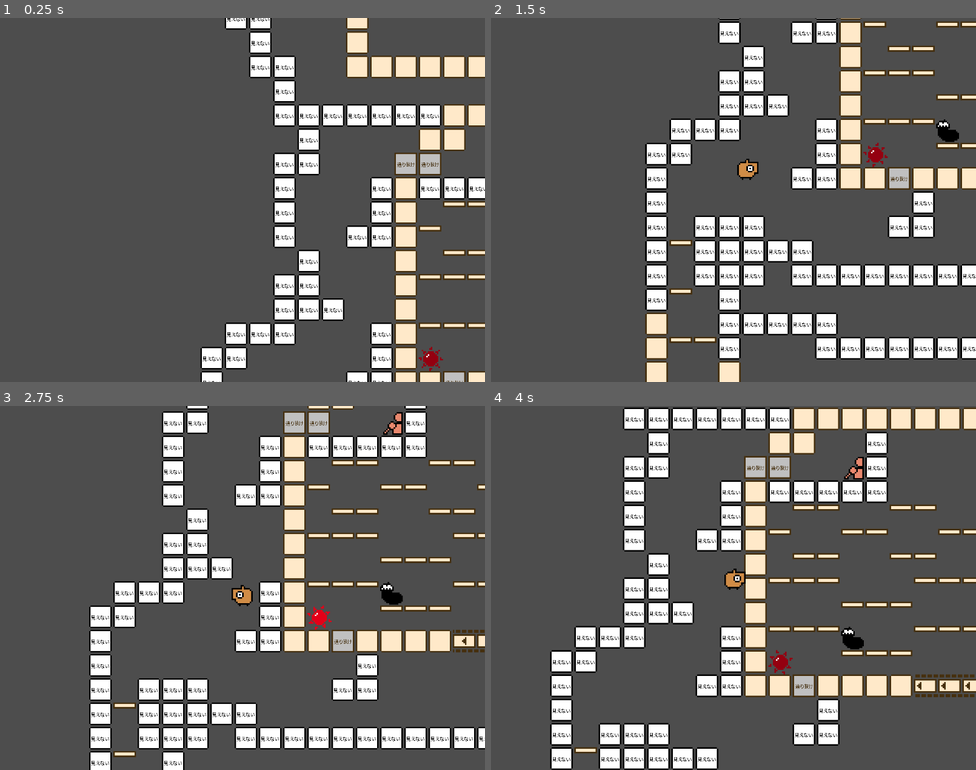
Above: before the commit, frames 1-4 (two rows, left to right).
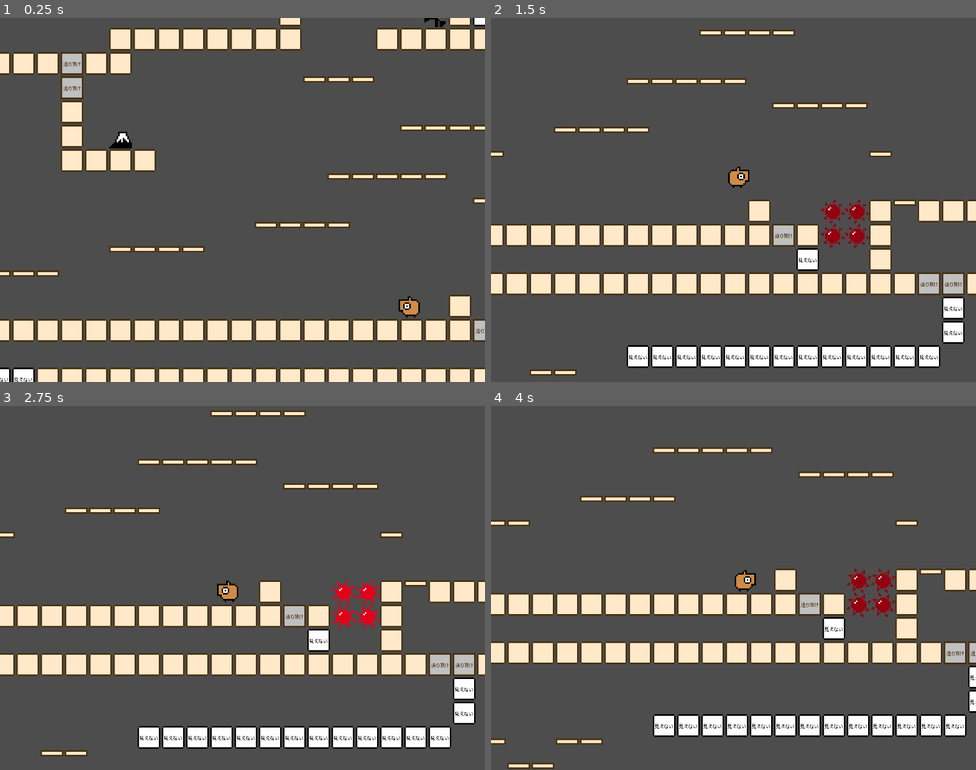
Above: after the commit, the same moments.

Repository: syun77/gd_ino
Game: Godot game, scene res://Main.tscn
Two runs of this game, one before a commit and one after it. Both use one fixed random seed, a clock stepped at 60 frames per second and the inputs below.
Inputs (mouse positions are in pixels of both pictures, inside the frame that each line leads up to):
- Up to frame 1 (0.25 s): no input
- Up to frame 2 (1.5 s): move the mouse to (840, 181) at 0.52 s; hold Space (action) 0.53-1.28 s; hold Right (ui_right) from 0.53 s (still down); move the mouse to (636, 218) at 1.27 s; tap Space (action) at 1.35 s
- Up to frame 3 (2.75 s): move the mouse to (291, 507) at 2.02 s; release Right (ui_right) at 2.03 s; hold Left (ui_left) from 2.03 s (still down); hold Space (action) from 2.03 s (still down)
- Up to frame 4 (4 s): move the mouse to (709, 660) at 2.77 s; release Left (ui_left) at 2.78 s; release Space (action) at 2.78 s; hold Right (ui_right) from 2.78 s (still down); tap Space (action) at 2.85 s; move the mouse to (879, 642) at 3.52 s; hold Space (action) from 3.53 s (still down)

The runs differ from the first frame. In frame 1, 34% of the frame differs, in the area x 0-100%, y 0-100%; in frame 2, 35%; in frame 3, 34%; in frame 4, 41%.

Commit message:
ダメージ点滅を実装

Diff:
--- a/gd_ino/Main.tscn
+++ b/gd_ino/Main.tscn
@@ -13,7 +13,7 @@
 layer_0/tile_data = PackedInt32Array(1, 4, 0, 2, 4, 0, 3, 4, 0, 4, 4, 0, 65537, 4, 0, 131073, 4, 0, 65540, 4, 0, 131076 …(29761 unchanged characters)…
 
 [node name="Player" parent="." instance=ExtResource("2_rjip2")]
-position = Vector2(152, 2080)
+position = Vector2(1624, 1136)
 
 [node name="Camera2D" type="Camera2D" parent="."]
 position_smoothing_enabled = true
--- a/gd_ino/src/common/Config.gd
+++ b/gd_ino/src/common/Config.gd
@@ -22,6 +22,8 @@
 @export var fall_speed_max = 800.0#4.0
 ## ライフの回復インターバル.
 @export var life_ratio = 400.0 / FPS # 6.666sec
+## ダメージ時の無敵タイマー.
+@export var muteki_time = 50.0 / 60.0 # 0.8333sec
 
 # ---------------------------------
 @export_category("地形")
--- a/gd_ino/src/player/Player.gd
+++ b/gd_ino/src/player/Player.gd
@@ -24,6 +24,10 @@
 # ---------------------------------
 ## アニメーション用タイマー.
 var _timer_anim = 0.0
+## フレームカウンタ.
+var _cnt = 0
+## 無敵タイマー.
+var _timer_muteki = 0.0
 ## 左向きかどうか.
 var _is_left = true
 ## 飛び降り中かどうか.
@@ -40,15 +44,17 @@
 # ---------------------------------
 ## 更新.
 func update(delta: float) -> void:
+	# タイマー関連の更新.
 	_timer_anim += delta
+	_cnt += 1
+	if _timer_muteki > 0:
+		_timer_muteki -= delta
 
 	# 移動処理.
 	_update_moving()
 
-	# 向きを更新.
-	_is_left = (_direction > 0.0)
-	_spr.flip_h = _is_left
-	_spr.frame = _get_anim()
+	# アニメーション更新.
+	_update_anim()
 
 	move_and_slide()
 	if is_on_floor():
@@ -71,10 +77,12 @@
 ## 移動処理.
 func _update_moving() -> void:
 	if _is_damage:
-		# ダメージ処理.
-		velocity.y = -_config.jump_velocity
 		_is_damage = false
-		return
+		if _timer_muteki <= 0:
+			# ダメージ処理.
+			velocity.y = -_config.jump_velocity
+			_timer_muteki = _config.muteki_time
+			return
 
 	# move_and_slide()で足元のタイルを判定したいので
 	# 常に重力を加算.
@@ -100,7 +108,6 @@
 	# 左右移動の更新.
 	_update_horizontal_moving()
 
-
 ## ジャンプチェック.
 func _checkJump() -> bool:
 	if Input.is_action_just_pressed("action") == false:
@@ -153,6 +160,17 @@
 		Map.eType.SLIP: # すべる床.
 			pass # 地上では加速できない.
 
+## アニメーションの更新.
+func _update_anim() -> void:
+	# ダメージ点滅.
+	_spr.visible = true
+	if _timer_muteki > 0.0 and _cnt%10 < 5:
+		_spr.visible = false
+
+	# 向きを更新.
+	_is_left = (_direction > 0.0)
+	_spr.flip_h = _is_left
+	_spr.frame = _get_anim()
 
 ## アニメーションフレーム番号を取得する.
 func _get_anim() -> int:
--- a/gd_ino/src/player/Player.tscn
+++ b/gd_ino/src/player/Player.tscn
@@ -25,10 +25,10 @@
 
 [node name="Label" type="Label" parent="."]
 visible = false
-offset_left = -48.0
-offset_top = -152.0
-offset_right = 51.0
-offset_bottom = -104.0
+offset_left = -352.0
+offset_top = -160.0
+offset_right = -253.0
+offset_bottom = -112.0
 theme = SubResource("Theme_2k1v7")
 theme_override_colors/font_outline_color = Color(0, 0, 0, 1)
 theme_override_constants/outline_size = 3
